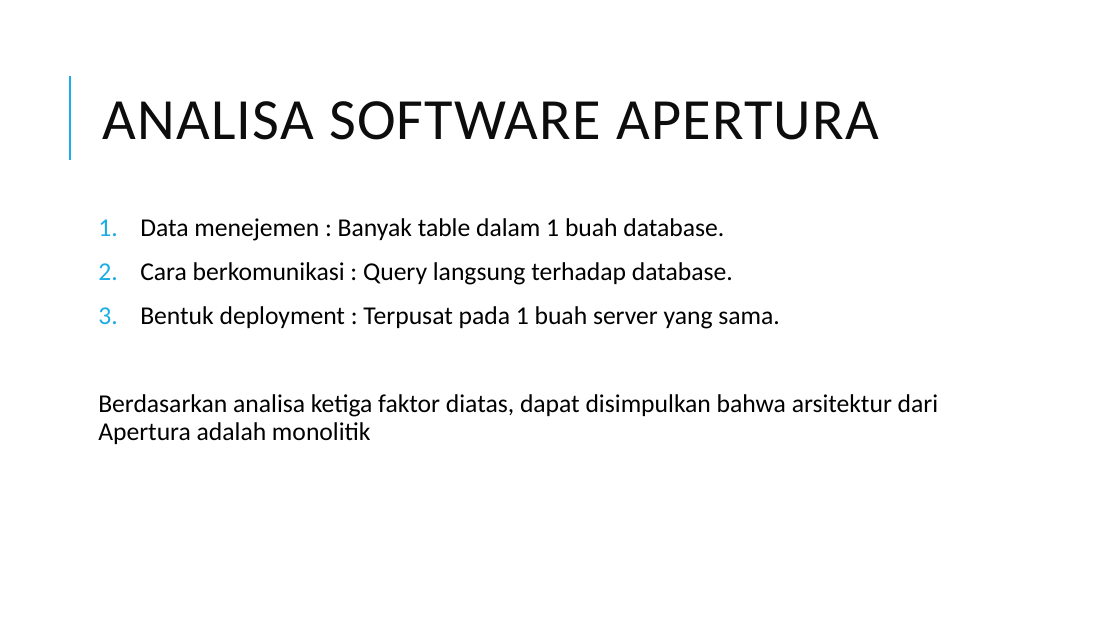
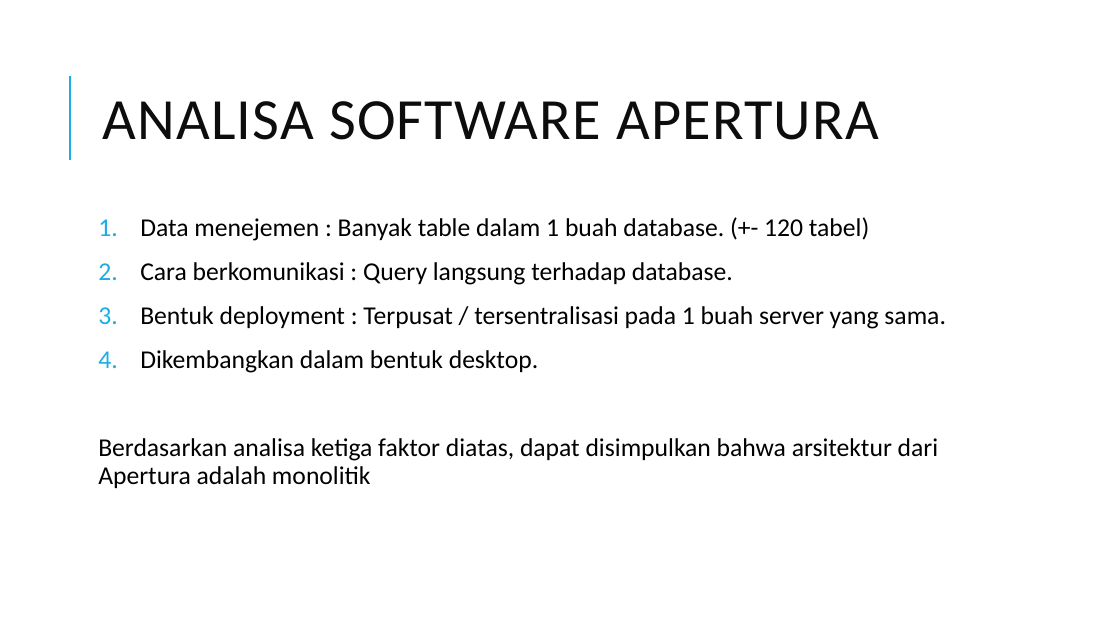
Before and after one commit to edriclaksaputra/tugasakhir, a slide deck: slide 26 of PPT.pptx. Drawn at 1120x630 pixels with LibreOffice and Linux fonts; fonts in the diff are those of the drawing. Boxes give left, top, right and bottom in pixels: in the first picture for what was removed or moved away, otherwise in the second. Text is boxed around its words. In the diff, an @@ line names an element or a change of style, - is before the commit and + after.

```diff
--- a/PPT.pptx
+++ b/PPT.pptx
@@ text at (140, 217, 869, 241): text changed @@
-1. Data menejemen : Banyak table dalam 1 buah database.
+1. Data menejemen : Banyak table dalam 1 buah database. (+- 120 tabel)
@@ text at (140, 306, 945, 373): text changed @@
-3. Bentuk deployment : Terpusat pada 1 buah server yang sama.
+3. Bentuk deployment : Terpusat / tersentralisasi pada 1 buah server yang sama.
+4. Dikembangkan dalam bentuk desktop.
```
Also in this commit, not shown: 10 other slides changed, 16 slides added, 3 slides removed, 13 other files.
